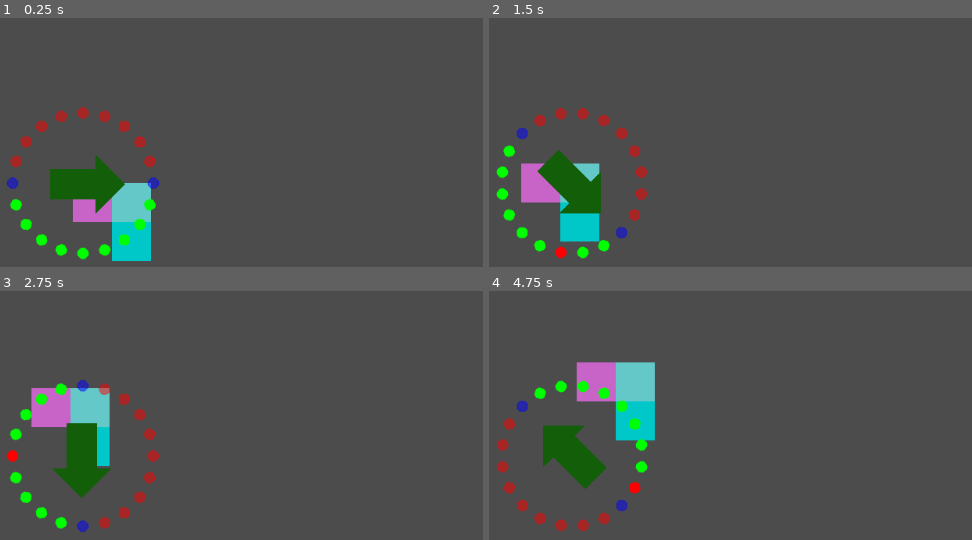
Above: before the commit, frames 1-4 (two rows, left to right).
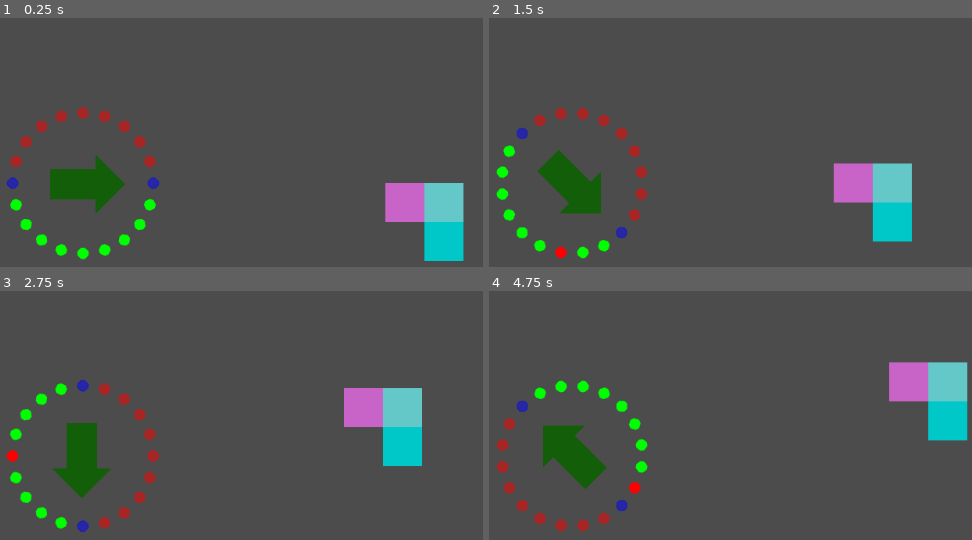
Above: after the commit, the same moments.

Repository: drunnells/buttonCommand
Game: Godot game, scene res://main.tscn
The game is run twice, just before and just after one commit, with the same random seed, the same clock (stepped at 60 frames per second) and the same inputs.
Inputs:
- Up to frame 1 (0.25 s): no input
- Up to frame 2 (1.5 s): tap Space at 0.77 s
- Up to frame 3 (2.75 s): tap Space at 1.52 s
- Up to frame 4 (4.75 s): tap Space at 3.02, 3.77, 4.52 s

The runs differ from the first frame. In frame 1, 6.8% of the frame differs, in the area x 15-97%, y 66-98%; in frame 2, 6.2%; in frame 3, 6.6%; in frame 4, 7.5%, in the area x 18-100%, y 28-61%.

Commit message:
Added some physics to the walls/player

Diff:
--- a/main.tscn
+++ b/main.tscn
@@ -16,7 +16,13 @@
 [node name="wallSprite" type="Sprite" parent="mazeMap"]
 scale = Vector2( 0.00025, 0.00025 )
 
-[node name="Polygon2D" type="Polygon2D" parent="mazeMap/wallSprite"]
+[node name="RigidBody2D" type="RigidBody2D" parent="mazeMap/wallSprite"]
+mode = 1
+
+[node name="Polygon2D" type="Polygon2D" parent="mazeMap/wallSprite/RigidBody2D"]
+polygon = PoolVector2Array( 0, 0, 50, 0, 50, 50, 0, 50 )
+
+[node name="CollisionPolygon" type="CollisionPolygon2D" parent="mazeMap/wallSprite/RigidBody2D"]
 polygon = PoolVector2Array( 0, 0, 50, 0, 50, 50, 0, 50 )
 
 [node name="playerSprite" type="KinematicBody2D" parent="."]
@@ -47,5 +53,10 @@
 color = Color( 0.0745098, 0.368627, 0.0352941, 1 )
 polygon = PoolVector2Array( 192, 64, 384, 64, 384, 0, 512, 128, 384, 256, 384, 192, 192, 192 )
 
+[node name="playerShape2" type="CollisionPolygon2D" parent="playerSprite"]
+position = Vector2( -99.6, -37 )
+scale = Vector2( 0.3, 0.3 )
+polygon = PoolVector2Array( 192, 64, 384, 64, 384, 0, 512, 128, 384, 256, 384, 192, 192, 192 )
+
 [node name="Camera2D" type="Camera2D" parent="."]
 current = true
--- a/mazeMap.gd
+++ b/mazeMap.gd
@@ -5,18 +5,16 @@
 var mapCellSize = Vector2( mapSize.x/mapGridSize.x, mapSize.y/mapGridSize.y )
 
 func _ready():
-	addWallSprite(40,40,Color8(200,100,200))
-	addWallSprite(41,40,Color8(100,200,200))
-	addWallSprite(41,41,Color8(0,200,200))
+	addWallSprite(48,40,Color8(200,100,200))
+	addWallSprite(49,40,Color8(100,200,200))
+	addWallSprite(49,41,Color8(0,200,200))
 	print(String(mapCellSize))
 
 func addWallSprite(inX,inY,color):
 	var newWallSprite = $wallSprite.duplicate()
 	newWallSprite.modulate = color
-	#newWallSprite.scale = mapCellSize
 	newWallSprite.position = Vector2(inX/mapGridSize.x,inY/mapGridSize.y)
 	add_child(newWallSprite)
-#	$wallSprite.position = Vector2(0.5,0.5)
 
 #func load():
 #  var file = FileAccess.open("user://save_game.dat", FileAccess.READ)
--- a/player.gd
+++ b/player.gd
@@ -43,6 +43,9 @@
 	var radians = deg2rad(degrees)  # Convert degrees to radians
 	var direction = Vector2(1, 0).rotated(radians)  # Get direction vector
 	move_and_slide(direction * speed)  # Move the sprite
+	for i in range(get_slide_count()):
+		var collision = get_slide_collision(i)
+		print("COLLIDED WITH: ", collision.collider.name)
 
 func _process(delta):
 	moveForward(moveToDeg)
--- a/project.godot
+++ b/project.godot
@@ -21,6 +21,7 @@
 [physics]
 
 common/enable_pause_aware_picking=true
+2d/default_gravity=0
 
 [rendering]
 
